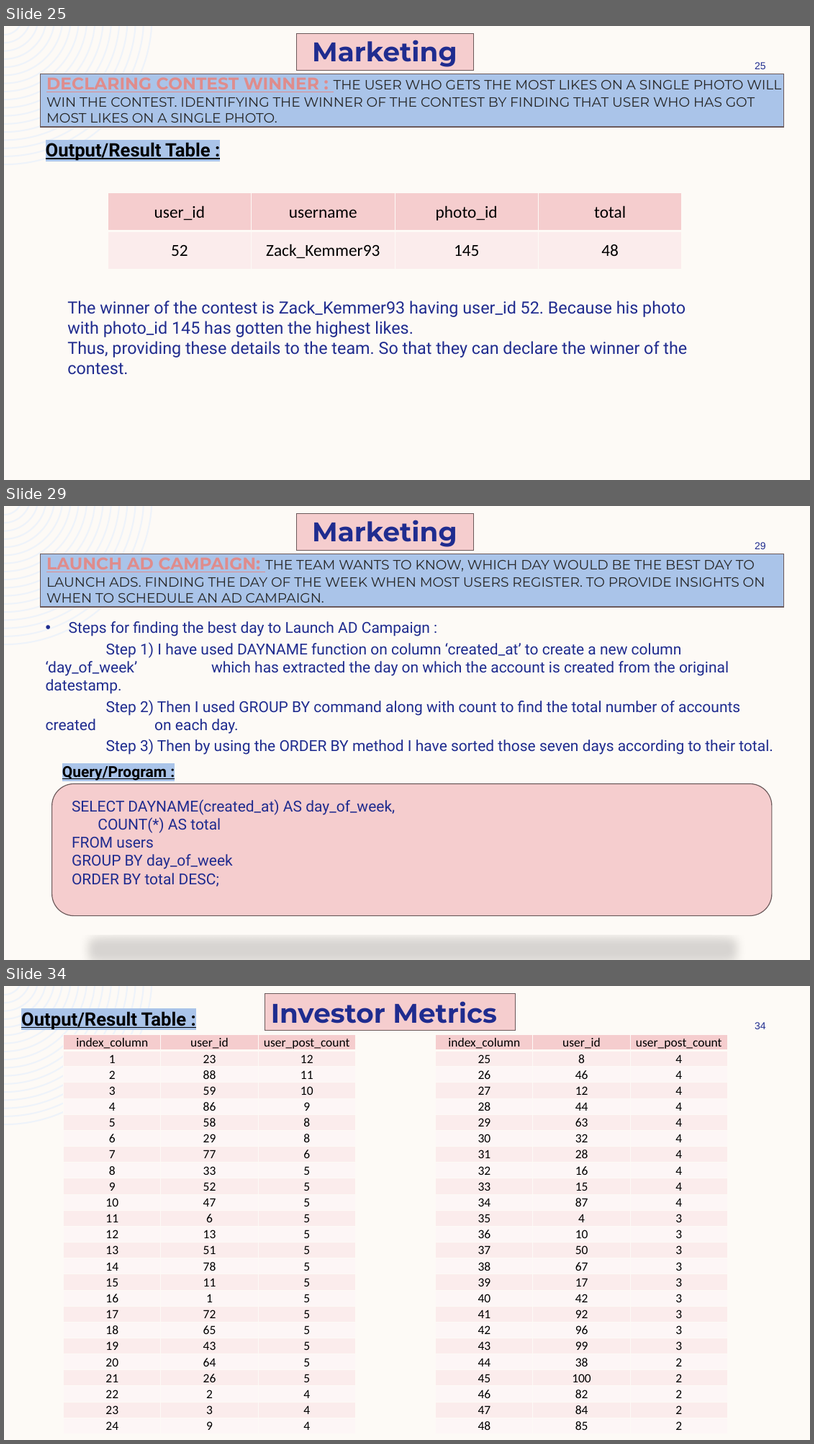
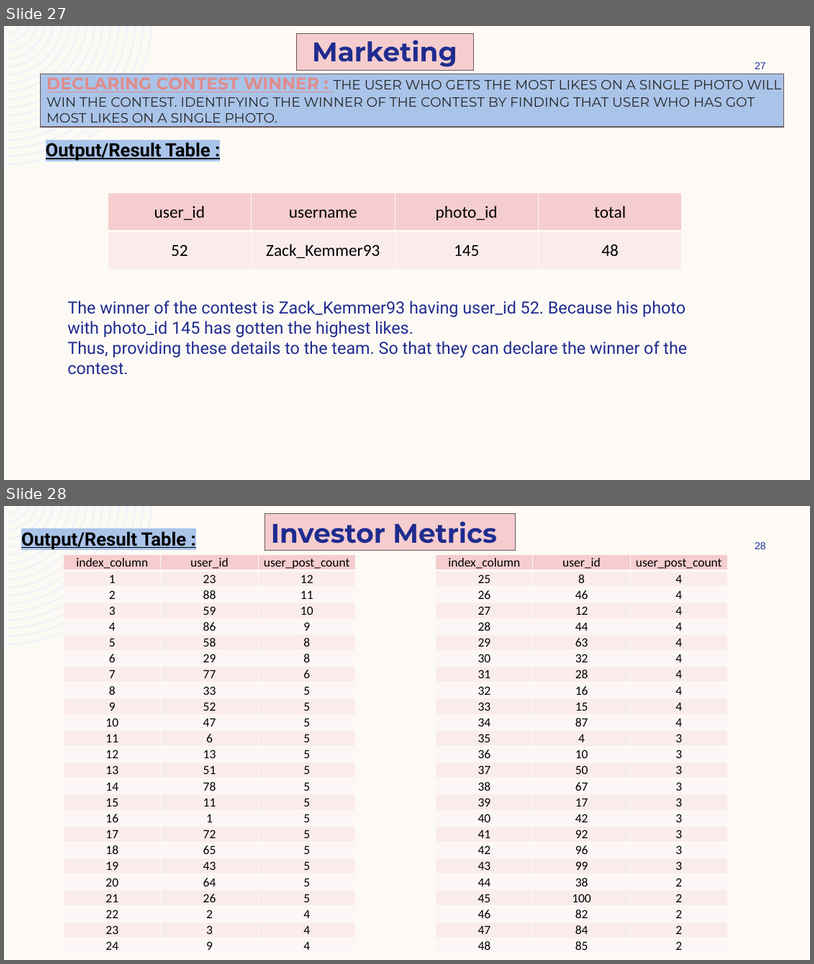
Before and after one commit to ShindeYash/Operation_and_Metric_Analytics, a slide deck: Report - Operation_and_Metric_Analytics.pptx. Shown one above the other, each under a label of ours: slides 25, 29 and 34 before the commit, slides 27 and 28 after it; the slides between them are not shown. The pictures are 814x1444 and 814x964 pixels, drawn with LibreOffice and Linux fonts; fonts in the diff are those of the drawing. Boxes give left, top, right and bottom in pixels: in the first picture for what was removed or moved away, otherwise in the second. Text is boxed around its words. In the diff, an @@ line names an element or a change of style, - is before the commit and + after.

Commit message:
"Todays Project files and updates in the previous file according to todays progress;"

```diff
--- a/Report - Operation_and_Metric_Analytics.pptx
+++ b/Report - Operation_and_Metric_Analytics.pptx
@@ slide 29 removed at (4,506,810,960), background #FDFAF6; not listed: 1 template element that a slide beside it also shows @@
@@ rectangle removed at (297,514,474,550) @@
@@ text removed at (312,520,458,547) @@
-Marketing
@@ page number removed at (755,542,766,549) @@
-29
@@ rectangle removed at (40,554,784,607) @@
@@ title removed at (46,554,766,607) @@
-LAUNCH AD CAMPAIGN: THE TEAM WANTS TO KNOW, WHICH DAY WOULD BE THE BEST DAY TO LAUNCH ADS. FINDING THE DAY OF THE WEEK WHEN MOST USERS REGISTER. TO PROVIDE INSIGHTS ON WHEN TO SCHEDULE AN AD CAMPAIGN.
@@ text removed at (46,621,774,754) @@
-• Steps for finding the best day to Launch AD Campaign :
-Step 1) I have used DAYNAME function on column ‘created_at’ to create a new column ‘day_of_week’ which has extracted the day on which the account is created from the original datestamp.
-Step 2) Then I used GROUP BY command along with count to find the total number of accounts created on each day.
-Step 3) Then by using the ORDER BY method I have sorted those seven days according to their total.
@@ rounded rectangle removed at (52,784,772,916) @@
@@ text removed at (62,766,167,782) @@
-Query/Program :
@@ text removed at (72,799,395,886) @@
-SELECT DAYNAME(created_at) AS day_of_week,
-COUNT(*) AS total
-FROM users
-GROUP BY day_of_week
-ORDER BY total DESC;
@@ what was slide 25 is now slide 27 @@
@@ page number at (755,62,766,69): text changed @@
-25
+27
@@ what was slide 34 is now slide 28 @@
@@ page number at (755,542,766,549): text changed @@
-34
+28
```
Also in this commit, not shown: 1 slide changed, 6 slides added, 13 other slides removed, 9 other files.
